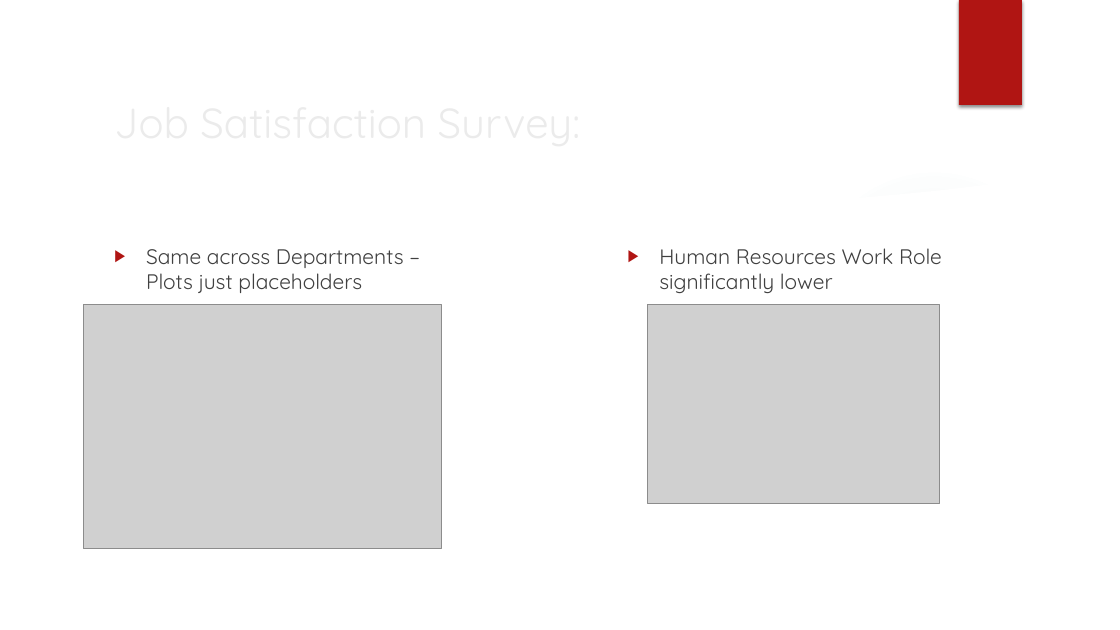
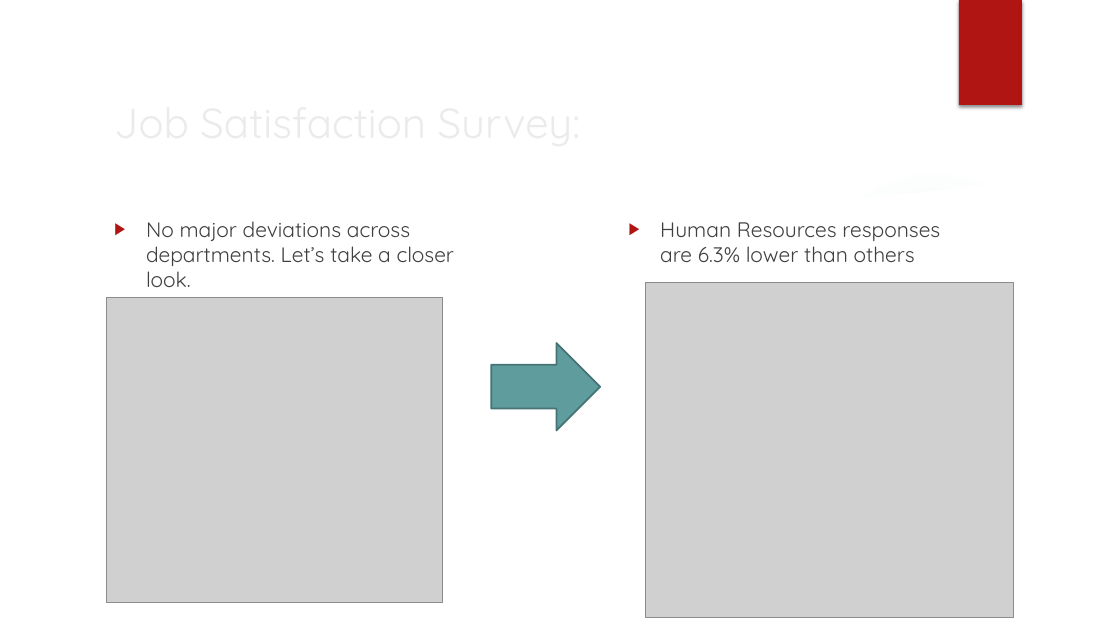
Before and after one commit to Ujustwaite/DDS_Case_Study_2, a slide deck: slide 4 of DraftPresentation.pptx (slide 3 before the commit). Drawn at 1120x630 pixels with LibreOffice and Linux fonts; fonts in the diff are those of the drawing; grey boxes stand for pictures; background and template pictures are left out. Boxes give left, top, right and bottom in pixels: in the first picture for what was removed or moved away, otherwise in the second. Text is boxed around its words. In the diff, an @@ line names an element or a change of style, - is before the commit and + after.

Commit message:
Updates to the presentation

```diff
--- a/DraftPresentation.pptx
+++ b/DraftPresentation.pptx
@@ text at box(146, 221, 454, 287): text changed @@
-▶ Same across Departments – Plots just placeholders
+▶ No major deviations across departments. Let’s take a closer look.
@@ text at box(660, 222, 940, 262): text changed @@
-▶ Human Resources Work Role significantly lower
+▶ Human Resources responses are 6.3% lower than others
@@ picture: place and size @@
-picture at box(83, 305, 441, 549)
+picture at box(106, 297, 442, 603)
@@ picture added at box(645, 282, 1014, 618) @@
@@ picture removed at box(648, 305, 940, 504) @@
@@ right arrow added at box(492, 343, 601, 430), fill #5F9C9D, outline #467374 1.5 pt @@
```
Also in this commit, not shown: 1 other slide changed, 1 slide added, 1 slide removed, 1 other file.
